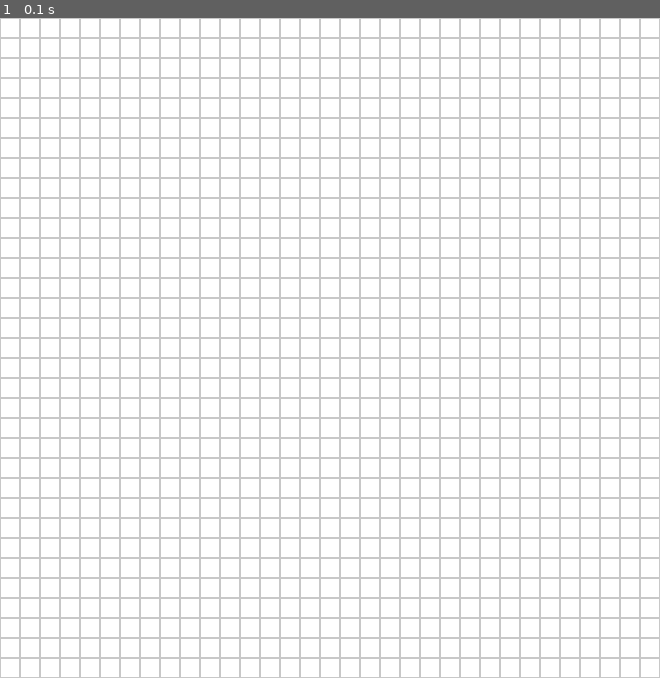
Above: before the commit, frame 1.
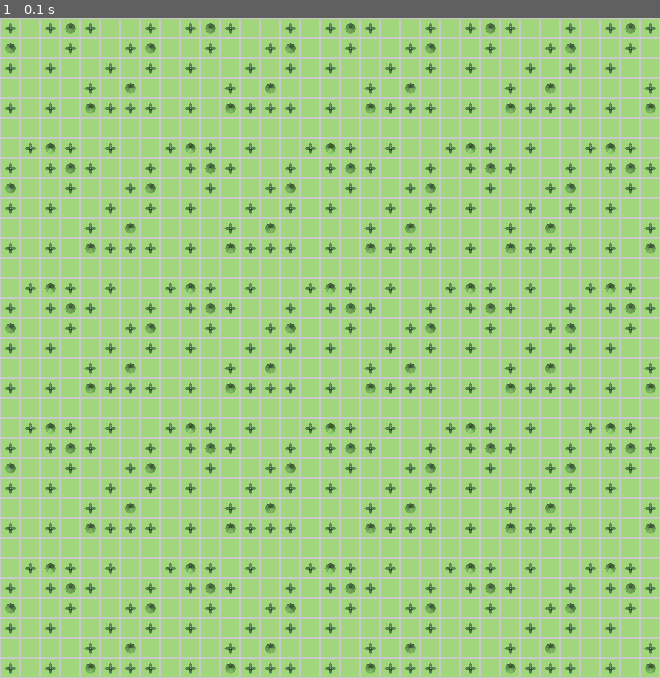
Above: after the commit, the same moment.

Repository: ThibPltt/24H_Code_OuiOuiBaguette
Game: pygame game, started from plateau.py
Same seed, same stepped clock (60 frames per second), same inputs: the game is played once before the commit and once after it.
Inputs:
- Up to frame 1 (0.1 s): no input

The runs differ from the first frame. In frame 1, 81% of the frame differs, in the area x 0-100%, y 0-100%.

Commit message:
plateau + bosquet

Diff:
--- a/plateau.py
+++ b/plateau.py
@@ -2,38 +2,48 @@
 
 # Configuration du plateau
 GRID_SIZE = 33  # Nombre de cases (33x33)
-CELL_SIZE = 20  # Taille de chaque case (en pixels)
+CELL_SIZE = 20  # Taille d'une case en pixels
 WIDTH = GRID_SIZE * CELL_SIZE
 HEIGHT = GRID_SIZE * CELL_SIZE
 
 # Couleurs
-WHITE = (255, 255, 255)
-GRAY = (200, 200, 200)
-BLACK = (0, 0, 0)
+GREEN = (161, 214, 124)  # Vert foncé pour le fond
+GRAY = (200, 200, 200)  # Gris pour les bordures
 
 # Initialisation de Pygame
 pygame.init()
 screen = pygame.display.set_mode((WIDTH, HEIGHT))
-pygame.display.set_caption("Plateau de jeu 33x33")
-clock = pygame.time.Clock()
+pygame.display.set_caption("Plateau avec images 7x7 cases")
+
+# Charger l'image avec transparence
+image_path = "assets2D/nature/bosquet.png"
+bosquet_img = pygame.image.load(image_path).convert_alpha()
+
+# Définir la taille de l'image pour qu'elle corresponde à 7x7 cases
+TILE_SIZE = 7 * CELL_SIZE  # 7 cases * 20 pixels = 140 pixels
+bosquet_img = pygame.transform.scale(bosquet_img, (TILE_SIZE, TILE_SIZE))
 
 # Boucle de jeu
 running = True
 while running:
-    screen.fill(WHITE)
+    screen.fill(GREEN)  # Fond vert
 
-    # Dessiner la grille
+    # Dessiner l'image en mosaïque pour couvrir le plateau
+    for x in range(0, WIDTH, TILE_SIZE):
+        for y in range(0, HEIGHT, TILE_SIZE):
+            screen.blit(bosquet_img, (x, y))
+
+    # Dessiner la grille (bordures des cases)
     for row in range(GRID_SIZE):
         for col in range(GRID_SIZE):
             rect = pygame.Rect(col * CELL_SIZE, row * CELL_SIZE, CELL_SIZE, CELL_SIZE)
-            pygame.draw.rect(screen, GRAY, rect, 1)  # Dessine la bordure des cases
+            pygame.draw.rect(screen, GRAY, rect, 1)  # Bordures des cases
 
     # Gestion des événements
     for event in pygame.event.get():
         if event.type == pygame.QUIT:
             running = False
 
-    pygame.display.flip()
-    clock.tick(60)
+    pygame.display.flip()  # Rafraîchir l'affichage
 
 pygame.quit()
